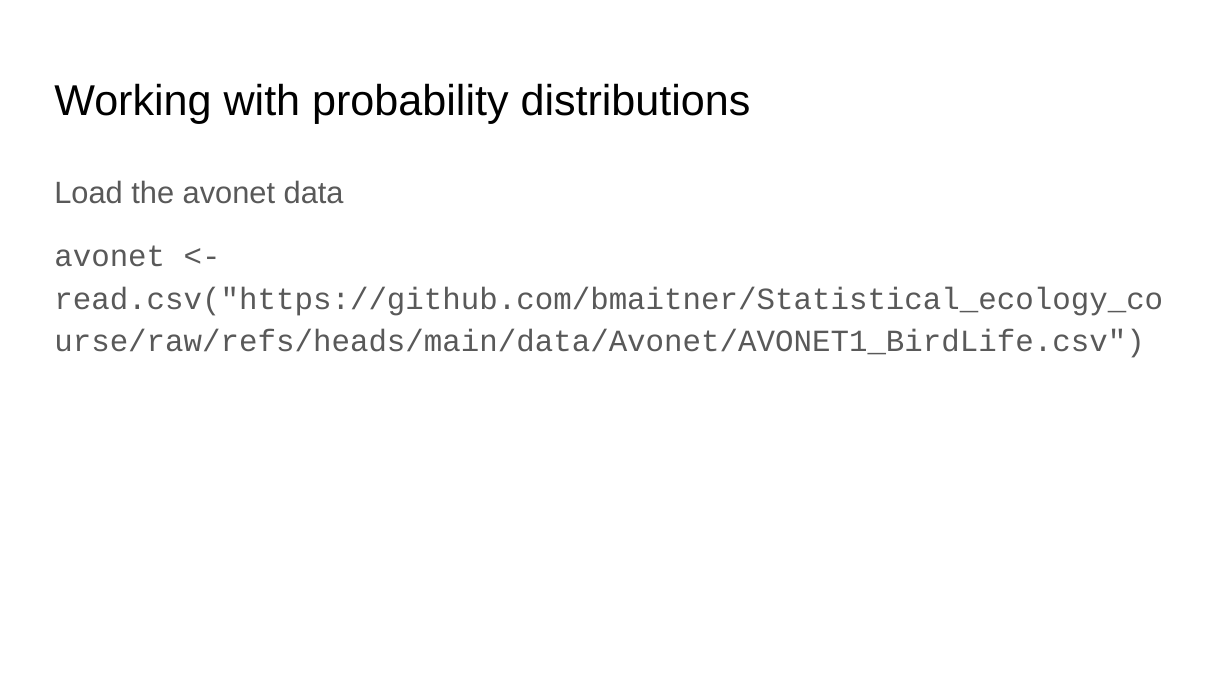
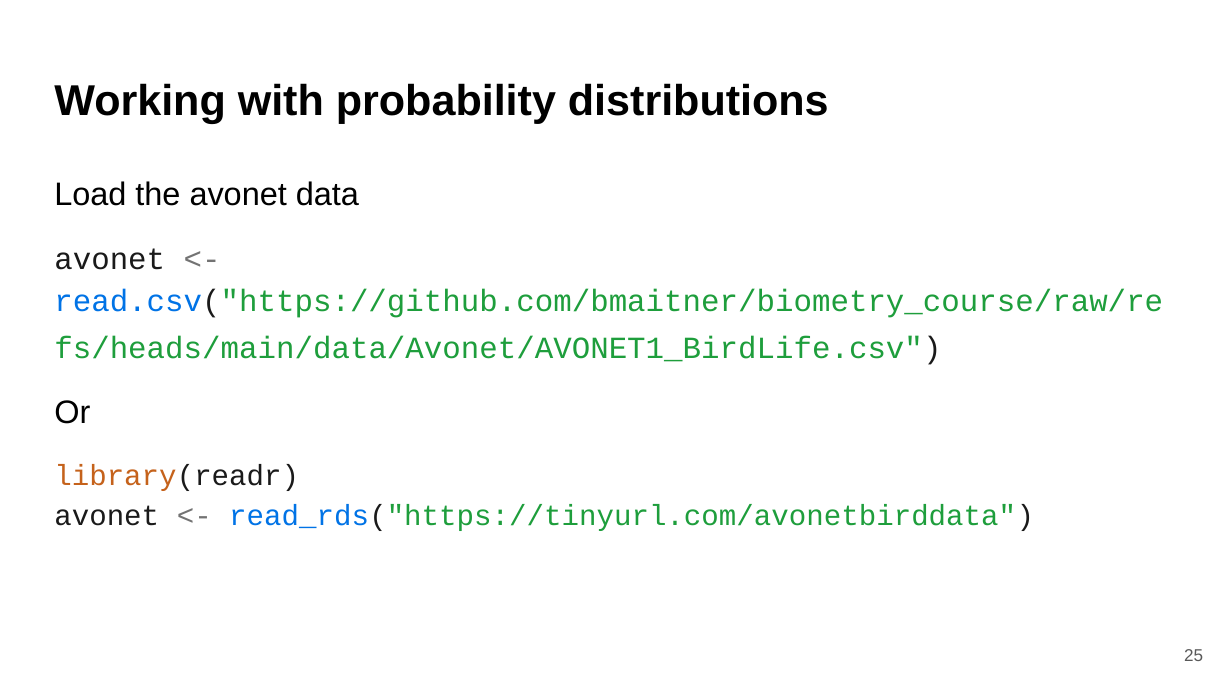
Before and after one commit to bmaitner/biometry_course, a slide deck: slide 25 of lectures/Lecture_11_probability.pptx (slide 20 before the commit). Drawn at 1232x693 pixels with LibreOffice and Linux fonts; fonts in the diff are those of the drawing. Boxes give left, top, right and bottom in pixels: in the first picture for what was removed or moved away, otherwise in the second. Text is boxed around its words. In the diff, an @@ line names an element or a change of style, - is before the commit and + after.

```diff
--- a/lectures/Lecture_11_probability.pptx
+++ b/lectures/Lecture_11_probability.pptx
@@ title "Working with probability distributions" at bbox=[54, 83, 829, 123]: bold on @@
@@ text at bbox=[54, 181, 359, 206]: size 18 to 19 pt, text colour #595959 to #000000 in "Load the avonet data" @@
@@ text at bbox=[54, 248, 1163, 531]: text changed; text colour #595959 to #1E9E3C @@
-avonet <- read.csv("https://github.com/bmaitner/Statistical_ecology_course/raw/refs/heads/main/data/Avonet/AVONET1_BirdLife.csv")
+avonet <- read.csv("https://github.com/bmaitner/biometry_course/raw/refs/heads/main/data/Avonet/AVONET1_BirdLife.csv")
+Or
+library(readr)
+avonet <- read_rds("https://tinyurl.com/avonetbirddata")
@@ page number added at bbox=[1184, 649, 1203, 661], 10 pt, text #595959 @@
+25
```
Also in this commit, not shown: 21 other slides changed, 6 slides added, 1 slide removed, 1 other file.
